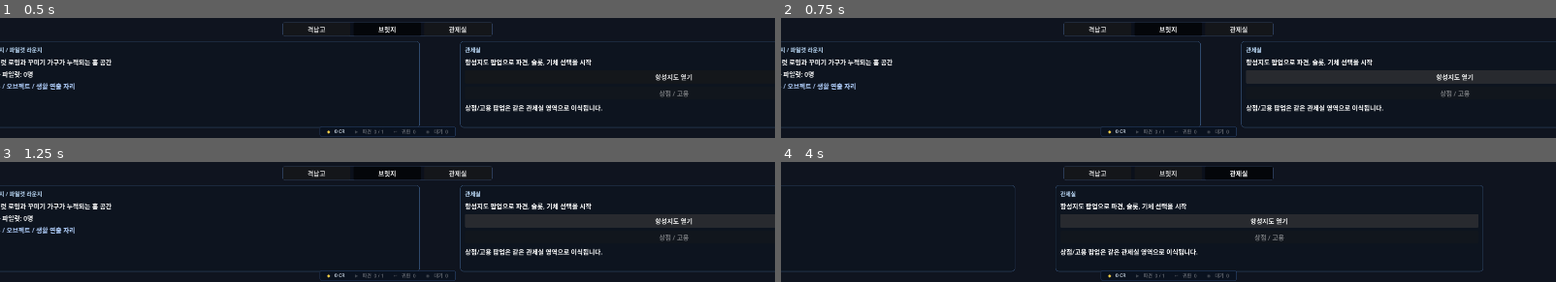
Above: before the commit, frames 1-4 (two rows, left to right).
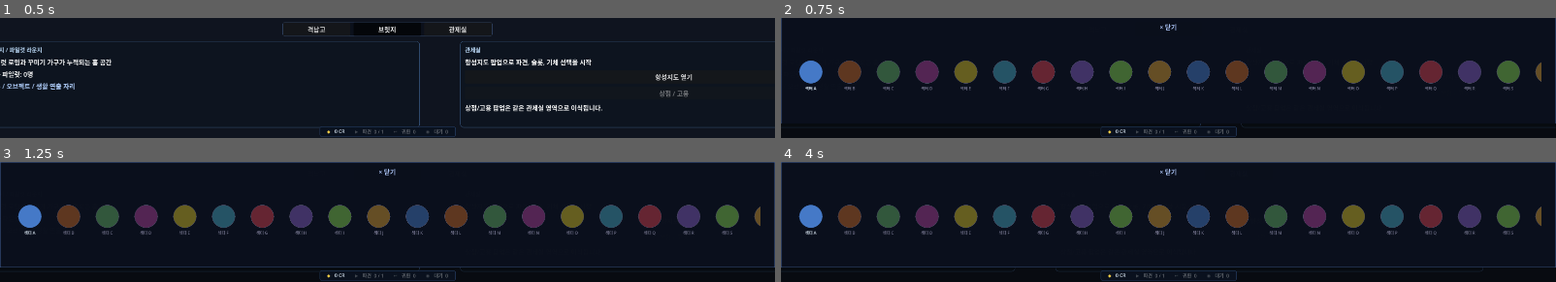
Above: after the commit, the same moments.

Repository: havergooday/dockclicker
Game: Godot game, scene res://scenes/main/main.tscn
The game is run twice, just before and just after one commit, with the same random seed, the same clock (stepped at 60 frames per second) and the same inputs.
Inputs:
- Up to frame 1 (0.5 s): no input
- Up to frame 2 (0.75 s): click "항성지도 열기" at 0.5 s
- Up to frame 3 (1.25 s): no input
- Up to frame 4 (4 s): click "격납고" at 1.25 s; click "브릿지" at 2 s; click "관제실" at 2.75 s; click "항성지도 열기" at 3.5 s

Frame 1 is identical in both runs. In frame 2, 16% of the frame differs, in the area x 0-100%, y 0-92%; in frame 3, 18%; in frame 4, 17%.
Error before the commit: Parse Error: Cannot infer the type of "bay_index" variable because the value doesn't have a set type. (res://scripts/ui/star_map_popup.gd:477)

Commit message:
fix: explicit int type for bay_index to resolve type inference error
Co-Authored-By: Claude Sonnet 4.6 <noreply@anthropic.com>

Diff:
--- a/scripts/ui/star_map_popup.gd
+++ b/scripts/ui/star_map_popup.gd
@@ -474,7 +474,7 @@
 			active_bays.append(i)
 	_slot_grid.columns = max_slots
 	for i in max_slots:
-		var bay_index := active_bays[i] if i < active_bays.size() else -1
+		var bay_index: int = active_bays[i] if i < active_bays.size() else -1
 		_slot_grid.add_child(_make_planet_slot_card(i, bay_index))
 
 
